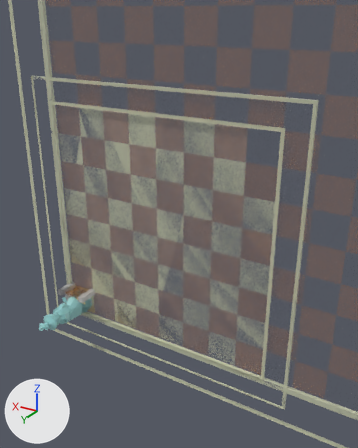
One commit to the FBX model Assets/_Project/Art/Models/ChessFigures.fbx: the scene before it, then after it.
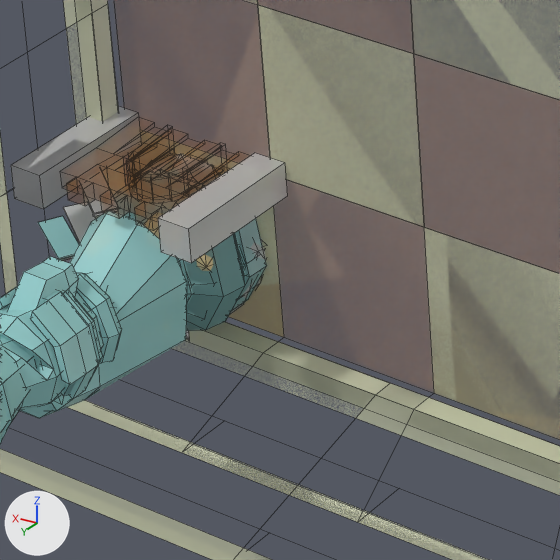
Old and new are each drawn from a 50 mm camera at (-11.8, 12.44, 10.38) aimed at (-2.59, -2.91, 2.7) and again close up on the part from 16% to 37% of the width and 60% to 77% of the height. Every picture has the same lights, and +X, +Y and +Z are marked at lower left. The close-ups show mesh edges as thin lines.

The first close-up shows 'Board', 'Board_Large', 'Clasic_Barracks_Mesh', 'Clasic_Bishop_Mesh', 'Clasic_GoldMine_Mesh', 'Clasic_King_Mesh', 'Clasic_Knight_Mesh', 'Clasic_Rook_Mesh', 'Clasic_WallEnd_Mesh', 'Clasic_WallGate_Mesh', 'Clasic_WallStart_Mesh', 'Clasic_WheatFarm_Mesh'.
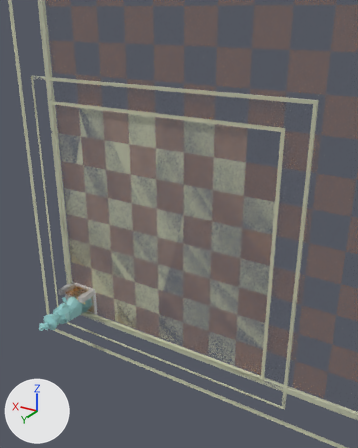
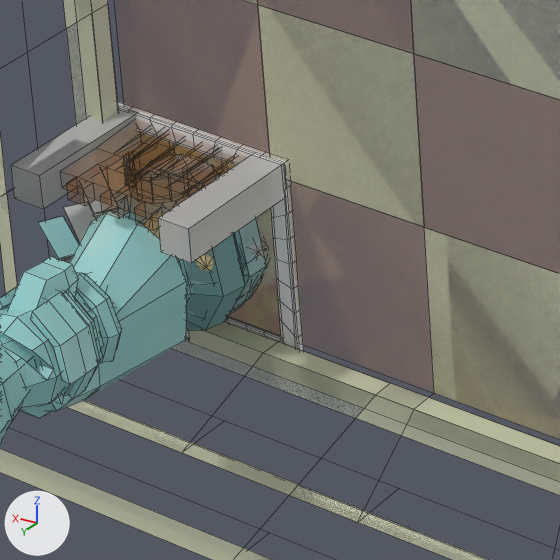
Commit message: Classic Board Updated to new system

What the commit changed:
Material 'Material' (mat_material) is new.
Its base color is (0.8, 0.8, 0.8) (white #e7e7e7).
Its roughness is 0.4.
Material 'AltMaterial' (mat_altmaterial) is new.
Uses the picture img_classic_colors_4_png.
Mesh me_board_mesh_002 is new.
It has 259 vertices, 226 faces and spans x -0.608..0.608, y -0.023..0.021, z -0.608..0.608.
Faces by material slot: [225, 1].
It uses material mat_material (white #e7e7e7).
It uses material mat_altmaterial.
Object 'DynamicBoard' (ob_dynamicboard) is new; it shows me_board_mesh_002.
Its location is (0.0, 0.0, 0.0).

Boxes [x1, y1, x2, y2] around the edits, measured in the close-ups (560 x 560 px):
'DynamicBoard', added
    after: [117, 102, 303, 350]
    faces in mat_material (white #e7e7e7): [117, 102, 303, 350]
    faces in mat_altmaterial: [130, 134, 271, 213]
